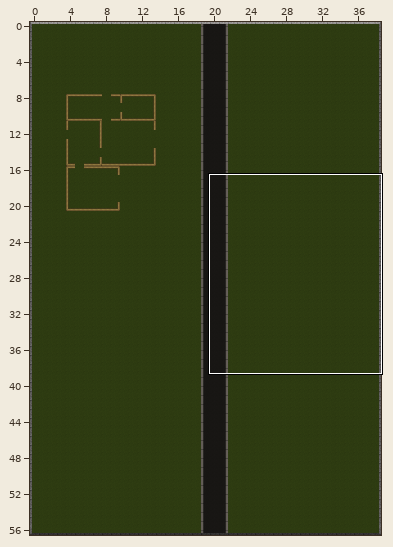
One commit to this Tiled map: resources/maps/map1.tmx. Above, an overview of the earlier version with the close-up marked.
Close-up. Before the edit:
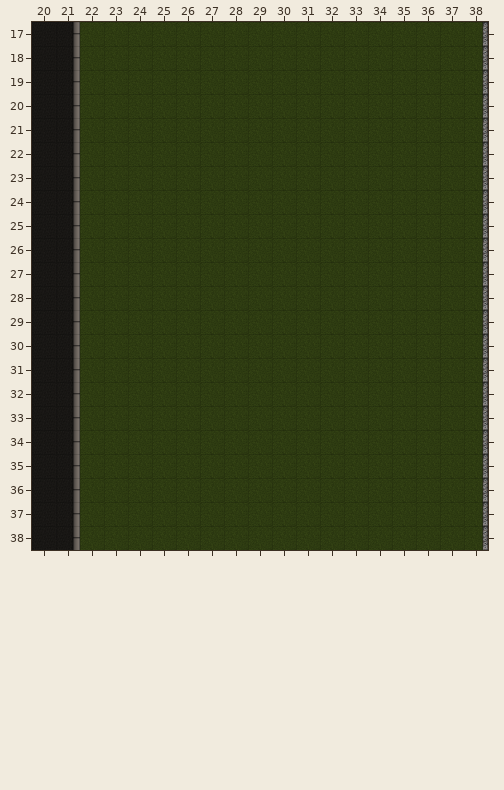
Cells are 89x89 px. Shown: x 20..38, y 17..38. The commit also changed other parts of the map, which this record leaves out.
Once edited:
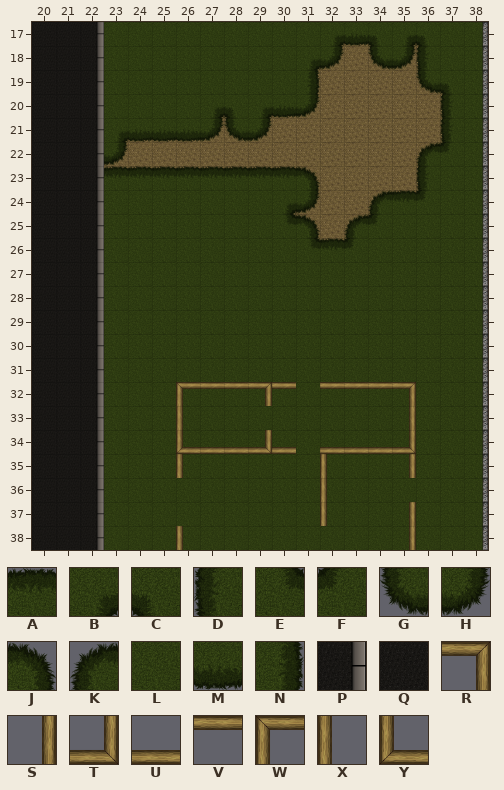
Key: from "Nature": A 0 "grass_tiles_0003_Layer-5", B 1 "grass_tiles_0004_Layer-5", C 2 "grass_tiles_0005_Layer-5", D 3 "grass_tiles_0006_Layer-4", E 4 "grass_tiles_0007_Layer-4", F 5 "grass_tiles_0008_Layer-4", G 6 "grass_tiles_0009_Layer-4", H 7 "grass_tiles_0010_Layer-4", J 8 "grass_tiles_0011_Layer-4", K 9 "grass_tiles_0012_Layer-4", L 10 "grass_tiles_0000_Layer-5", M 11 "grass_tiles_0001_Layer-5", N 12 "grass_tiles_0002_Layer-5"; from "Road": P 3 "asphalt_tiles_0003_Layer", Q 12 "asphalt_tiles_0012_Layer"; from "Structure": R 71 flipped left-right "walls_0002_Layer-3 (Tile", S 72 flipped left-right "walls_0003_Layer-4 (Tile", T 73 flipped left-right "walls_0004_Layer-5 (Tile", U 74 flipped left-right "walls_0005_Layer-6 (Tile", V 75 flipped left-right "walls_0006_Layer-7 (Tile", W 76 flipped left-right "walls_0007_Layer-8 (Tile", X 77 flipped left-right "walls_0008_Layer-9 (Tile", Y 78 flipped left-right "walls_0009_Layer-10 (Til".
_ is an empty cell, # one hidden under a higher layer.
Change:
Layer "Grass":
y 17: x 32..36 LLLLL -> BMCBC
y 18: x 31..36 LLLLLL -> BH_GHD
y 19: x 31..37 LLLLLLL -> N____GC
y 20: x 22 L -> #; x 27..37 LLLLLLLLLLL -> BCBMH_____D
y 21: x 22..37 LLLLLLLLLLLLLLLL -> #BMMMHGH_______D
y 22: x 22..37 LLLLLLLLLLLLLLLL -> #H____________KF
y 23: x 22..36 LLLLLLLLLLLLLLL -> #AAAAAAAAJ____D
y 24: x 30..36 LLLLLLL -> BH__KAF
y 25: x 30..34 LLLLL -> EJ_KF
y 26: x 31..33 LLL -> EAF
Layer "Road":
y 17..38: x 21..22 P_ -> QP
Layer "Walls":
y 32: x 26..30 _____ -> WVVRV; x 32..35 ____ -> VVVR
y 33: x 26 _ -> X; x 35 _ -> S
y 34: x 26..30 _____ -> YUUTU; x 32..35 ____ -> UUUT
y 35: x 26 _ -> X; x 32 _ -> X; x 35 _ -> S
y 36: x 32 _ -> X
y 37: x 32 _ -> X; x 35 _ -> S
y 38: x 26 _ -> X; x 35 _ -> S
Boxes around the changes in both close-ups, in picture pixels (x1, y1, x2, y2):
changed: (72, 22, 452, 550)
